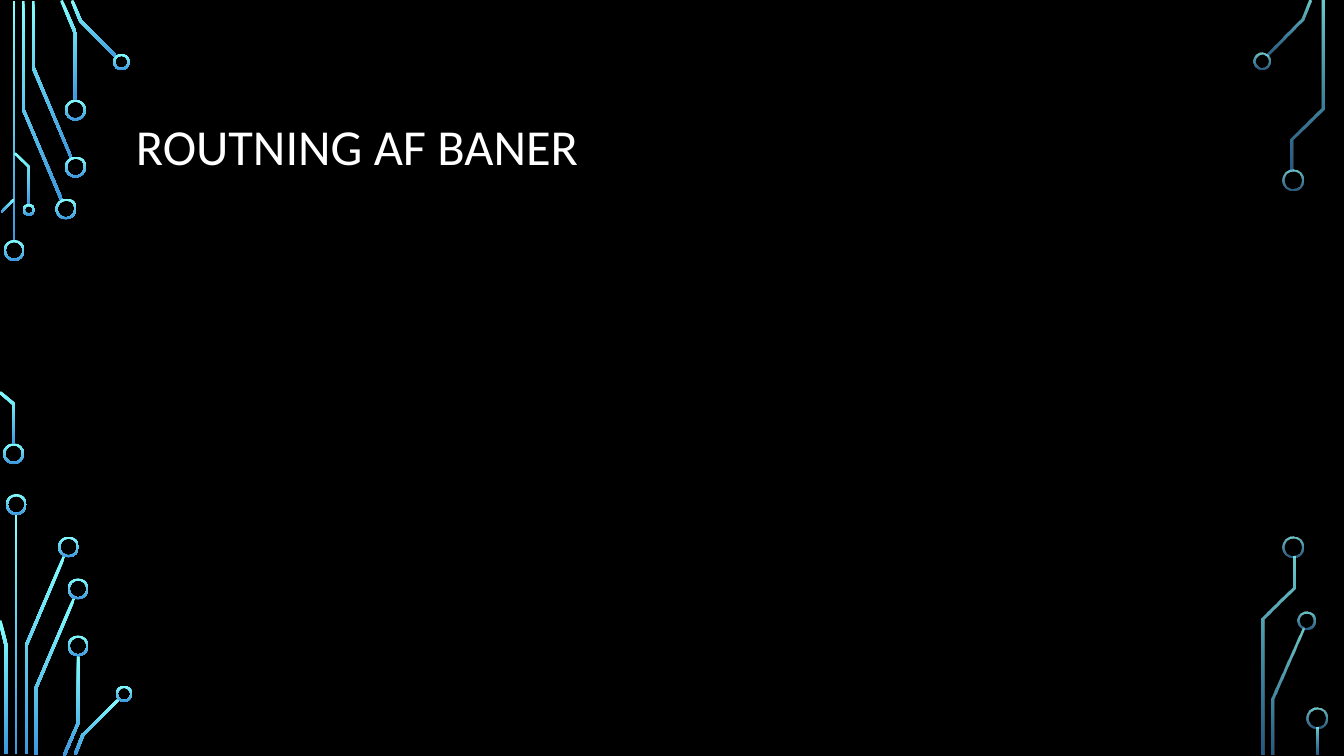
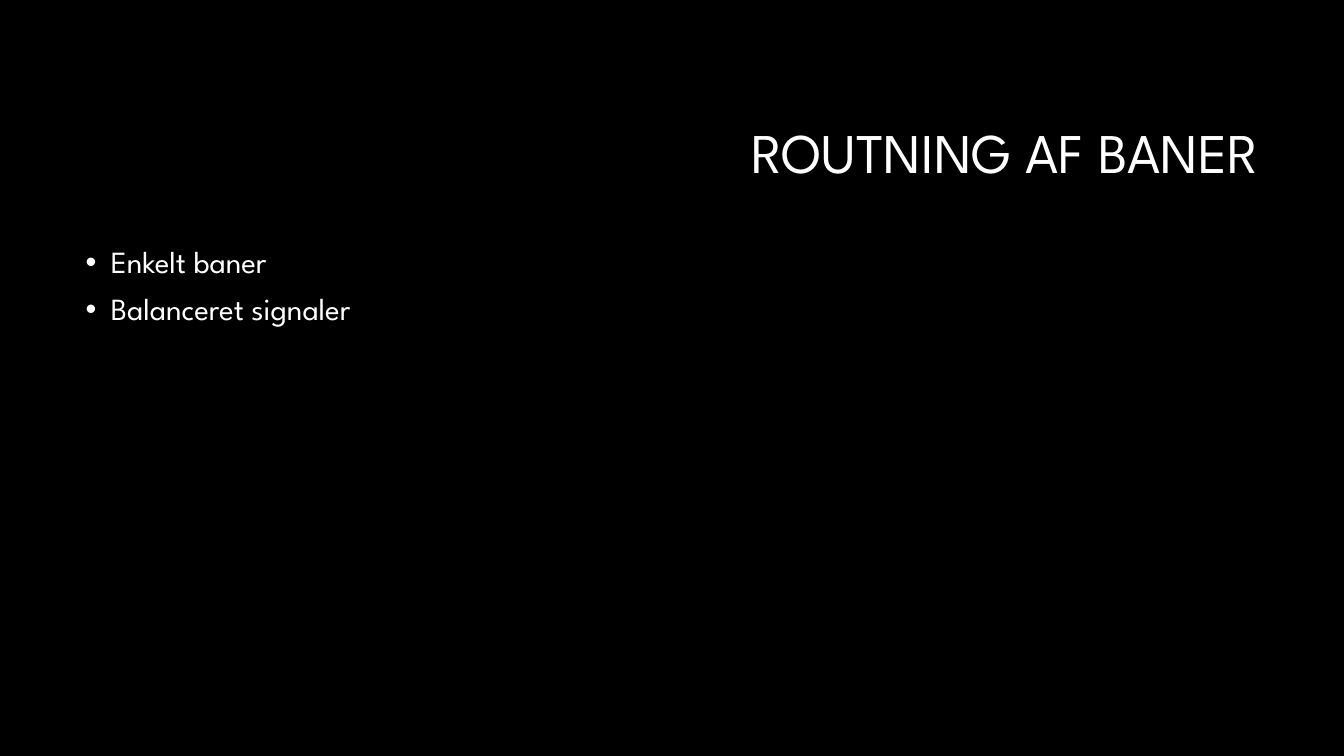
Before and after one commit to gert-lauritsen/Kicad-PCB, a slide deck: slide 6 of Kicad PCB.pptx. Drawn at 1344x756 pixels with LibreOffice and Linux fonts; fonts in the diff are those of the drawing; background and template pictures are left out. Boxes give left, top, right and bottom in pixels: in the first picture for what was removed or moved away, otherwise in the second. Text is boxed around its words. In the diff, an @@ line names an element or a change of style, - is before the commit and + after.

```diff
--- a/Kicad PCB.pptx
+++ b/Kicad PCB.pptx
@@ title "ROUTNING AF BANER": place and size @@
-title "ROUTNING AF BANER" at box(136, 132, 577, 166)
+title "ROUTNING AF BANER" at box(751, 135, 1258, 174)
@@ title "ROUTNING AF BANER" at box(751, 135, 1258, 174): size 36 to 40 pt, font Calibri to League Spartan; alignment left to right @@
@@ text added at box(111, 251, 350, 327), 22 pt, text #FFFFFF @@
+• Enkelt baner
+• Balanceret signaler
@@ group removed at box(0, 0, 1328, 756): 33 freeform shapes, 3 rectangles @@
```
Also in this commit, not shown: 4 other slides changed, 5 slides added, 4 slides removed, 5 other files.
